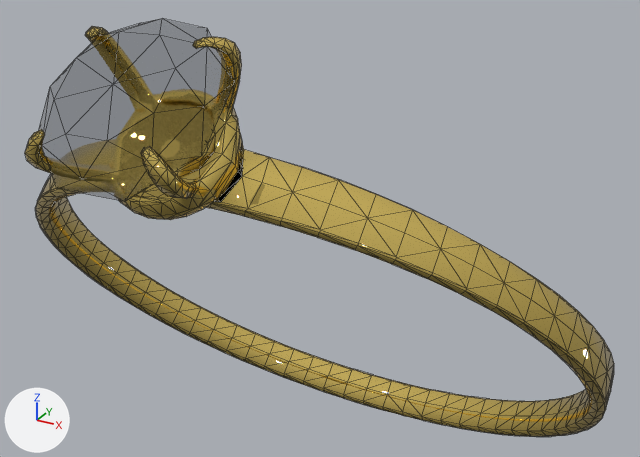
An edit to the glTF model public/model/ring_gold_with_diamond/scene.gltf, drawn before and after from the same camera.
Rendered twice from a camera (50 mm lens) standing at (0.356, -0.639, 0.407) and looking at (0.012, -0.014, 0.094). The lights are fixed; the arrows at lower left show +X, +Y and +Z. Mesh edges are drawn as thin lines. Where no turn or scale is listed for an object, it has been applied to the vertices.

Objects in the first picture: 'Cylinder_Material.006_0', 'Gem_Material.002_0'.
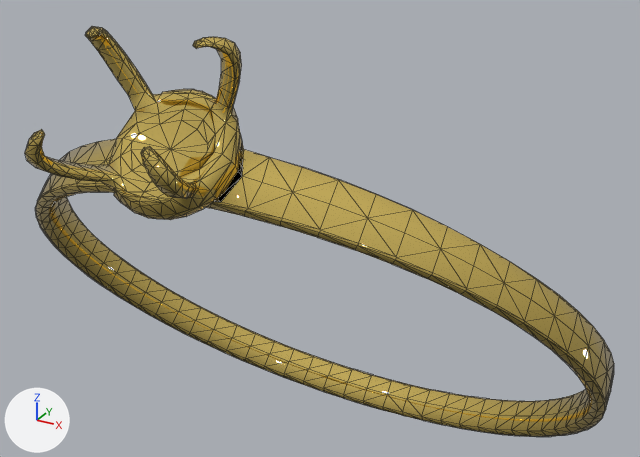
The change in detail:
Object 'Gem_Material.002_0' (ob_gem_material_002_0) is deleted.

What differs and where, as boxes (x1, y1, x2, y2) in the pictures (640 x 457 px):
'Gem_Material.002_0', deleted: before (39, 18, 235, 202)
